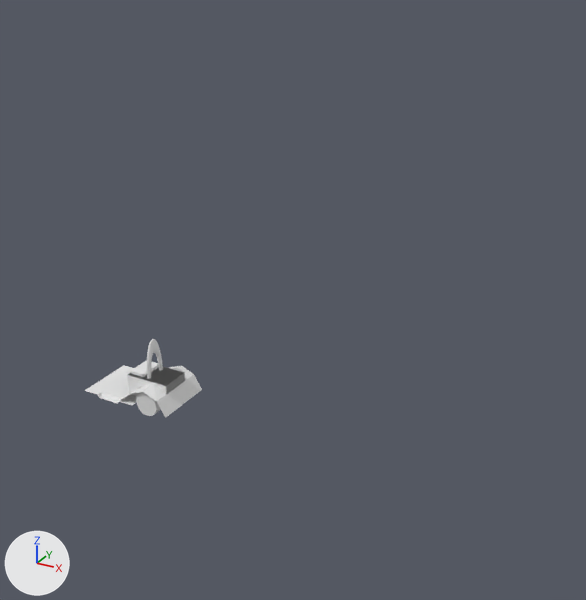
The Blender file Models/carts/aaronscientiae.cart2.blend as it was, and as the next commit left it.
The view is the same before and after, from a 50 mm camera at (14.74, -18.11, 13.71) aimed at (4.96, -0.33, 4.82). The lights are fixed; the arrows at lower left show +X, +Y and +Z.
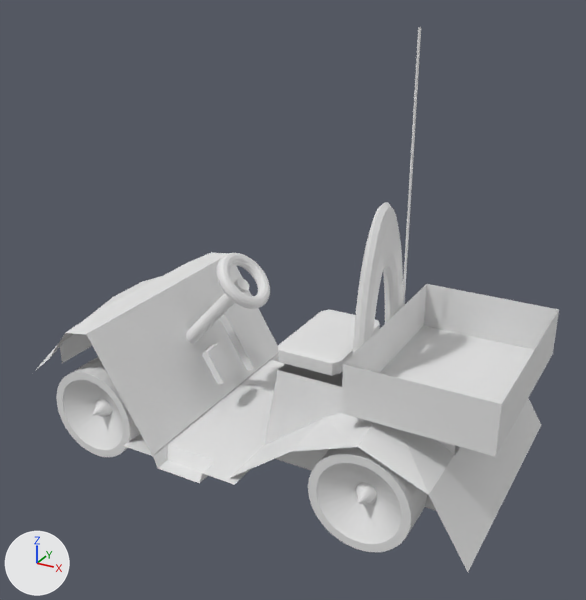
Commit message: finished first pass on cart

Location of each change, (x1, y1, x2, y2) in pixels of the pictures (586 x 600 px; the box of a moved part takes in the faces that stretch with it):
'Cube.004', added
    after: (342, 284, 559, 457)
'Plane', reshaped, moved, rescaled
    before: (124, 366, 202, 418)
    after: (230, 364, 541, 572)
'Plane.002', added
    after: (86, 259, 278, 456)
'Plane.001', moved, rescaled
    before: (84, 365, 137, 406)
    after: (123, 354, 285, 485)
'Circle.003', added
    after: (308, 447, 427, 552)
'Circle', added
    after: (56, 357, 140, 457)
'Torus', moved, rescaled
    before: (147, 339, 163, 379)
    after: (353, 202, 403, 354)
'Cube', moved, rescaled (268% wider, 300% taller)
    before: (131, 361, 158, 377)
    after: (278, 309, 380, 376)
'Plane.003', added
    after: (36, 252, 228, 370)
'Torus.001', added
    after: (216, 253, 270, 309)
'Cube.001', added
    after: (219, 304, 265, 371)
'Cylinder.001', added
    after: (186, 278, 249, 344)
'Cylinder.003', added
    after: (403, 27, 421, 306)
'Cube.002', added
    after: (202, 343, 236, 385)
'Cylinder', added
    after: (356, 492, 375, 506)
'Cylinder.002', added
    after: (94, 402, 105, 417)
part 1 of me_plane_001, deleted
    before: (136, 392, 161, 416)
part 2 of me_plane_001, moved or reshaped
    before: (127, 367, 184, 396)
    after: (264, 364, 456, 510)

The change, as a diff of the scene's bpy script:
```diff
--- a/Models/carts/aaronscientiae.cart2.blend.py
+++ b/Models/carts/aaronscientiae.cart2.blend.py
@@ me_plane_001 @@
 me_plane_001.from_pydata(...)  # 87 vertices, 49 faces; spans x -1.03..0.8, y -0.5..1.0, z -1.0..0.0
 # verts and faces of me_plane_001; kept vertices keep their numbers, new ones are numbered from 87
+# me_plane_001 part 1: the loose piece of 64 vertices spanning x -0.4..0.4, y 0.58..0.92, z -1.0..-0.2 is deleted
+# me_plane_001 part 2
+verts[19] = (-0.89, -0.5, 0.0)  # moved
+verts[20] = (-0.89, 0.5, 0.0)  # moved
@@ me_plane @@
+me_plane.from_pydata([(1.0, -1.0, 0.0), (-1.0, -1.0, 0.0), (1.0, 1.0, 0.0), (-1.0, 1.0, 0.0)], [], [(1, 0, 2, 3)])
@@ ob_cube @@
 ob_cube = bpy.data.objects.new('Cube', me_cube_001)
-ob_cube.location = (-0.7, 0.0, 1.07)
-ob_cube.scale = (0.263, 0.424, -0.0594)
+ob_cube.location = (5.93, 0.03, 3.67)
+ob_cube.scale = (0.932, 1.5, -0.21)
 _m = ob_cube.modifiers.new('Bevel', 'BEVEL')
@@ ob_torus @@
 ob_torus = bpy.data.objects.new('Torus', me_torus)
-ob_torus.location = (-0.3, -0.01, 1.0)
+ob_torus.location = (7.37, -0.01, 3.43)
 ob_torus.rotation_euler = (0.0, 1.571, 0.0)  # degrees (0, 90, 0)
-ob_torus.scale = (1.0, 0.302, 0.268)
+ob_torus.scale = (3.54, 1.07, 0.95)
@@ ob_plane_001 @@
 ob_plane_001 = bpy.data.objects.new('Plane.001', me_plane_002)
-ob_plane_001.location = (-1.47, -0.03, 0.28)
+ob_plane_001.location = (3.22, -0.08, 0.88)
+ob_plane_001.scale = (1.86, 3.54, 3.54)
 _m = ob_plane_001.modifiers.new('Mirror', 'MIRROR')
@@ ob_plane @@
 ob_plane = bpy.data.objects.new('Plane', me_plane_001)
-ob_plane.location = (0.0, 0.0, 1.0)
+ob_plane.location = (8.42, 0.02, 3.43)
+ob_plane.scale = (3.54, 3.54, 3.54)
 _m = ob_plane.modifiers.new('Mirror', 'MIRROR')
@@ ob_cylinder @@
+ob_cylinder = bpy.data.objects.new('Cylinder', me_cylinder_001)  # a 32-sided cylinder along z spanning x -1.0..1.0, y -1.0..1.0, z -1.0..1.0
+ob_cylinder.location = (8.42, -0.06, 1.3)
+ob_cylinder.rotation_euler = (1.571, 0.0, 0.0)  # degrees (90, 0, 0)
+ob_cylinder.scale = (0.248, 0.248, 2.9)
@@ ob_plane_002 @@
+ob_plane_002 = bpy.data.objects.new('Plane.002', me_plane)
+ob_plane_002.location = (1.43, -0.09, 2.53)
+ob_plane_002.rotation_euler = (0.0, 1.03, 0.0)  # degrees (0, 59, 0)
+ob_plane_002.scale = (-1.88, 3.54, -3.04)
@@ ob_torus_001 @@
+ob_torus_001 = bpy.data.objects.new('Torus.001', me_torus_001)  # a torus around z (ring radius 1.0, tube radius 0.25) spanning x -1.25..1.25, y -1.25..1.25, z -0.25..0.25
+ob_torus_001.location = (3.22, -0.06, 4.96)
+ob_torus_001.rotation_euler = (0.0, 0.799, 0.0)  # degrees (0, 46, 0)
+ob_torus_001.scale = (0.721, 0.721, 0.721)
@@ ob_cube_001 @@
+ob_cube_001 = bpy.data.objects.new('Cube.001', me_cube_001.copy())  # the mesh of ob_cube
+ob_cube_001.location = (2.49, 0.86, 2.58)
+ob_cube_001.rotation_euler = (0.0, -0.548, 0.0)  # degrees (0, -31, 0)
+ob_cube_001.scale = (0.142, 0.325, 1.0)
@@ ob_cube_002 @@
+ob_cube_002 = bpy.data.objects.new('Cube.002', me_cube_001.copy())  # the mesh of ob_cube
+ob_cube_002.location = (2.49, -0.42, 2.26)
+ob_cube_002.rotation_euler = (0.0, -0.548, 0.0)  # degrees (0, -31, 0)
+ob_cube_002.scale = (0.122, 0.325, 0.532)
@@ ob_cylinder_001 @@
+ob_cylinder_001 = bpy.data.objects.new('Cylinder.001', me_cylinder_001.copy())
+ob_cylinder_001.location = (1.83, -0.08, 3.33)
+ob_cylinder_001.rotation_euler = (-3.087, 5.551, -3.195)  # degrees (-177, 318, -183)
+ob_cylinder_001.scale = (0.212, 0.211, 2.02)
@@ ob_plane_003 @@
+ob_plane_003 = bpy.data.objects.new('Plane.003', me_plane_007)  # 35 vertices, 23 faces, 1 loose edge; spans x -1.84..0.34, y -1.0..1.0, z 0.0..0.72
+ob_plane_003.location = (-1.42, -0.11, 4.15)
+ob_plane_003.rotation_euler = (0.0, 0.005, 0.0)  # degrees (0, 0.3, 0)
+ob_plane_003.scale = (-1.88, 3.54, -3.04)
@@ ob_cylinder_002 @@
+ob_cylinder_002 = bpy.data.objects.new('Cylinder.002', me_cylinder_001.copy())
+ob_cylinder_002.location = (0.0, -0.04, 1.3)
+ob_cylinder_002.rotation_euler = (1.571, 0.0, 0.0)  # degrees (90, 0, 0)
+ob_cylinder_002.scale = (0.248, 0.248, 2.9)
@@ ob_circle @@
+ob_circle = bpy.data.objects.new('Circle', me_circle)  # 161 vertices, 160 faces; spans x -1.0..1.0, y -1.0..1.0, z -0.98..0.0
+ob_circle.location = (0.12, -3.4, 1.39)
+ob_circle.rotation_euler = (1.571, 0.0, 0.0)  # degrees (90, 0, 0)
+ob_circle.scale = (1.36, 1.36, 1.07)
@@ ob_circle_003 @@
+ob_circle_003 = bpy.data.objects.new('Circle.003', me_circle.copy())
+ob_circle_003.location = (8.42, -3.4, 1.39)
+ob_circle_003.rotation_euler = (1.571, 0.0, 0.0)  # degrees (90, 0, 0)
+ob_circle_003.scale = (1.36, 1.36, 1.07)
@@ ob_cube_004 @@
+ob_cube_004 = bpy.data.objects.new('Cube.004', me_cube_004)  # 16 vertices, 5 faces; spans x -1.0..1.0, y -1.0..1.0, z -1.0..1.0
+ob_cube_004.location = (9.56, -0.11, 4.09)
+ob_cube_004.scale = (1.87, 2.78, 0.665)
@@ ob_cylinder_003 @@
+ob_cylinder_003 = bpy.data.objects.new('Cylinder.003', me_cylinder_001.copy())
+ob_cylinder_003.location = (7.44, 1.55, 7.64)
+ob_cylinder_003.scale = (0.0366, 0.0366, -4.21)
```
